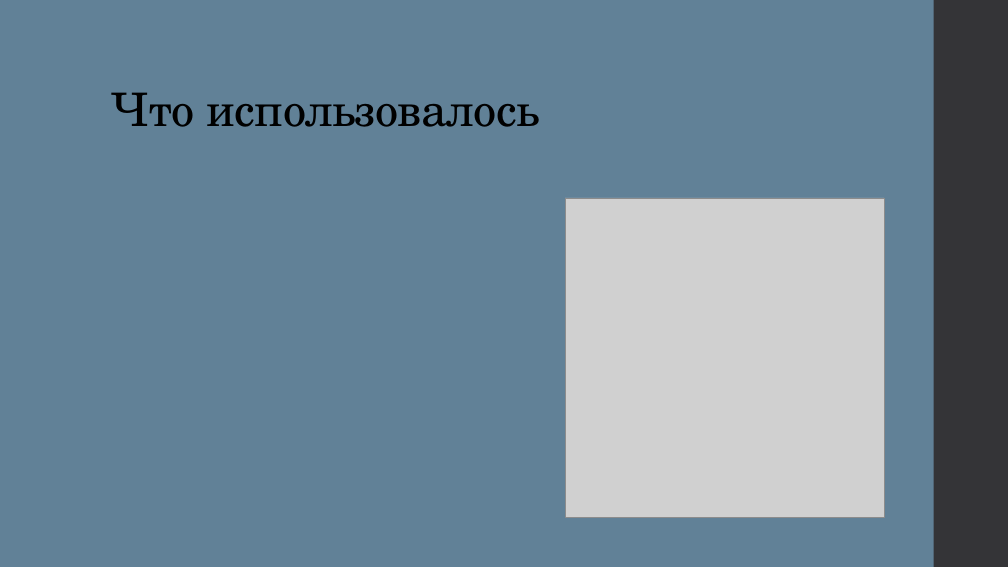
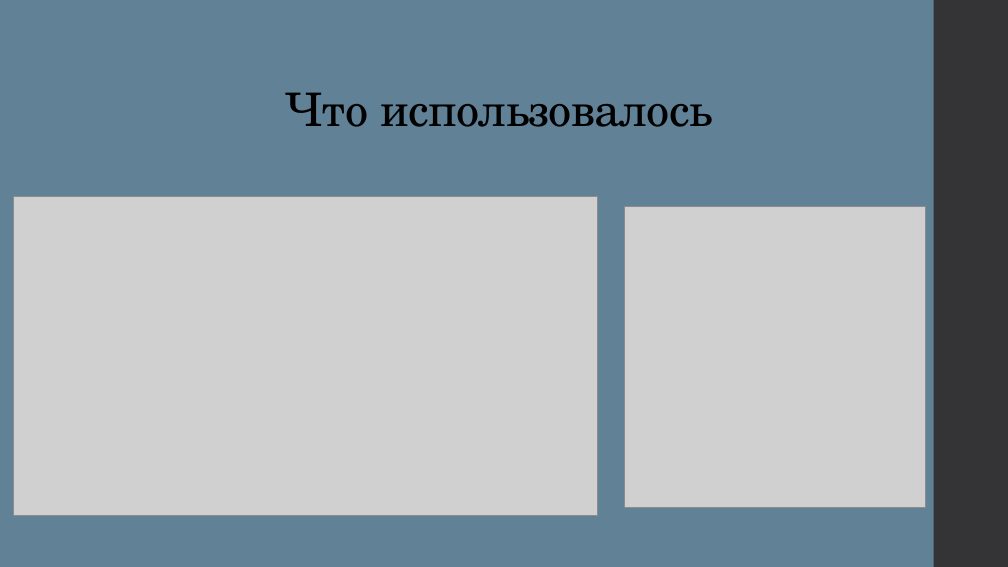
Before and after one commit to Sushcheva/Telegram-, a slide deck: slide 8 of Презентация по проекту.pptx (slide 4 before the commit). Drawn at 1008x567 pixels with LibreOffice and Linux fonts; fonts in the diff are those of the drawing; grey boxes stand for pictures. Boxes give left, top, right and bottom in pixels: in the first picture for what was removed or moved away, otherwise in the second. Text is boxed around its words. In the diff, an @@ line names an element or a change of style, - is before the commit and + after.

```diff
--- a/Презентация по проекту.pptx
+++ b/Презентация по проекту.pptx
@@ title "Что использовалось" at (285,92,712,127): alignment left to centre @@
@@ picture added at (14,197,598,516) @@
@@ picture: place and size @@
-picture at (565,198,884,517)
+picture at (625,206,926,507)
```
Also in this commit, not shown: 3 other slides changed, 6 slides added, 1 slide removed.
